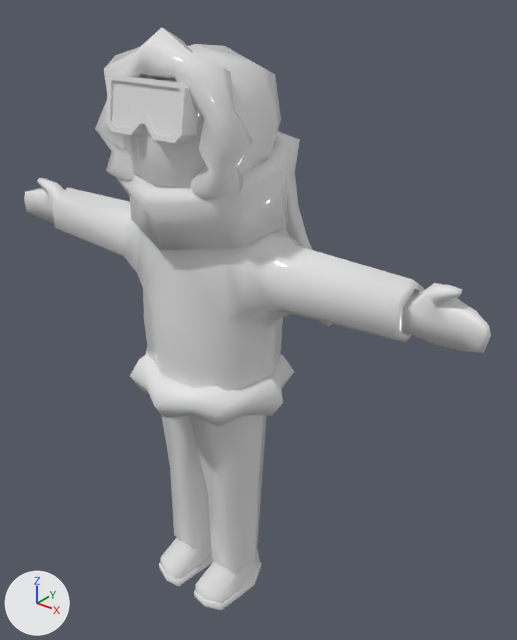
An edit to the Blender file blender/hiker.blend, drawn before and after from the same camera.
Before and after are seen from a 50 mm lens placed at (1.17, -1.277, 1.69), pointed at (0.038, 0.138, 0.813). Arrows for +X, +Y and +Z are at lower left; the lights stay in place.
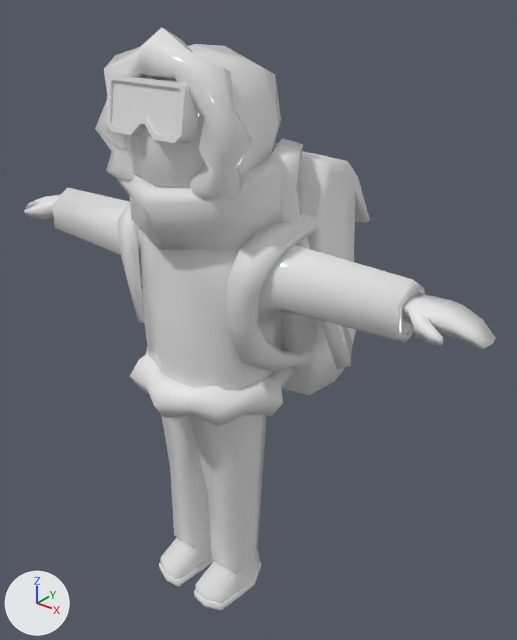
Commit message: hiker modlel

The change, as a list of edits to the scene's bpy script:
```text
Change me_torus_001:
    used by ob_torus_001; location = (0.0, -0.02, 1.21); rotation_euler = (0.116, 0.0, 0.0), in degrees (6.6, 0, 0); scale = (0.339, 0.339, 0.339)
    remove me_torus_001.from_pydata(...)  # 73 vertices, 70 faces; spans x -0.6..0.6, y -0.59..0.95, z -1.37..0.32
    add me_torus_001.from_pydata(...)  # 73 vertices, 71 faces; spans x -0.6..1.06, y -0.59..0.66, z -1.36..0.32
    me_torus_001 part 1
    18 vertices are removed from x 0.02..0.58, y 0.47..0.95, z -1.37..0.32
    32 faces are deleted
    12 vertices move from x 0.31..0.6, y 0.14..0.68, z -0.81..0.3 to x 0.32..0.68, y 0.13..0.56, z -0.83..0.31
    18 vertices are added at x 0.38..1.06, y 0.14..0.59, z -1.36..0.32
    33 new faces join them
Change me_cube:
    where me_cube.from_pydata(...)  # 48 vertices, 44 faces; spans x 0.52..0.75, y -0.048..0.013, z 1.0..1.133
    used by ob_cube_005; location = (0.0, 0.0, 0.0)
    me_cube part 2: the whole mesh is turned 90 degrees about the x axis through its middle, then moved by (0.0, -0.011, -0.013)
Add me_cube_002:
    me_cube_002.from_pydata(...)  # 114 vertices, 106 faces; spans x 0.0..0.261, y -0.434..0.138, z -0.327..0.353
    me_cube_002.polygons.foreach_set('use_smooth', [True] * 106)
Add ob_cube_006:
    ob_cube_006 = bpy.data.objects.new('Cube.006', me_cube_002)
    ob_cube_006.location = (0.0, 0.291, 0.931)
    _m = ob_cube_006.modifiers.new('Mirror', 'MIRROR')
    _m.use_clip = True
```

What differs and where, as boxes [x1, y1, x2, y2] in the pictures (517 x 640 px; the box of a moved part takes in the faces that stretch with it):
'Cube.006', added
    after: [117, 151, 370, 395]
'Torus.001', reshaped (9% wider, 18% taller)
    before: [116, 131, 332, 327]
    after: [116, 138, 352, 369]
'Cube.005', mesh turned
    before: [24, 178, 491, 353]
    after: [24, 194, 496, 349]
part 1 of me_torus_001, moved or reshaped
    before: [224, 131, 332, 327]
    after: [224, 138, 352, 369]
